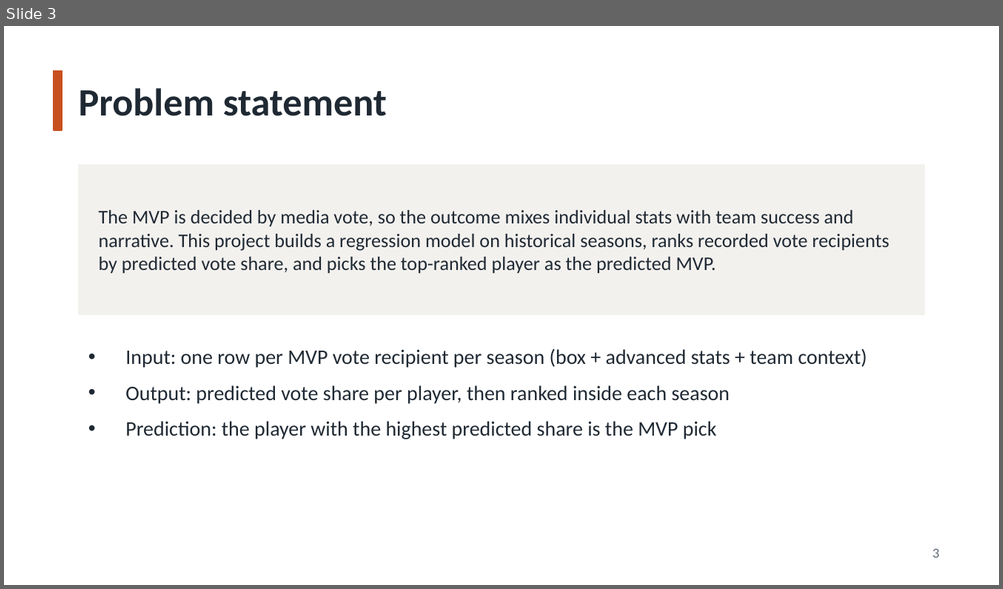
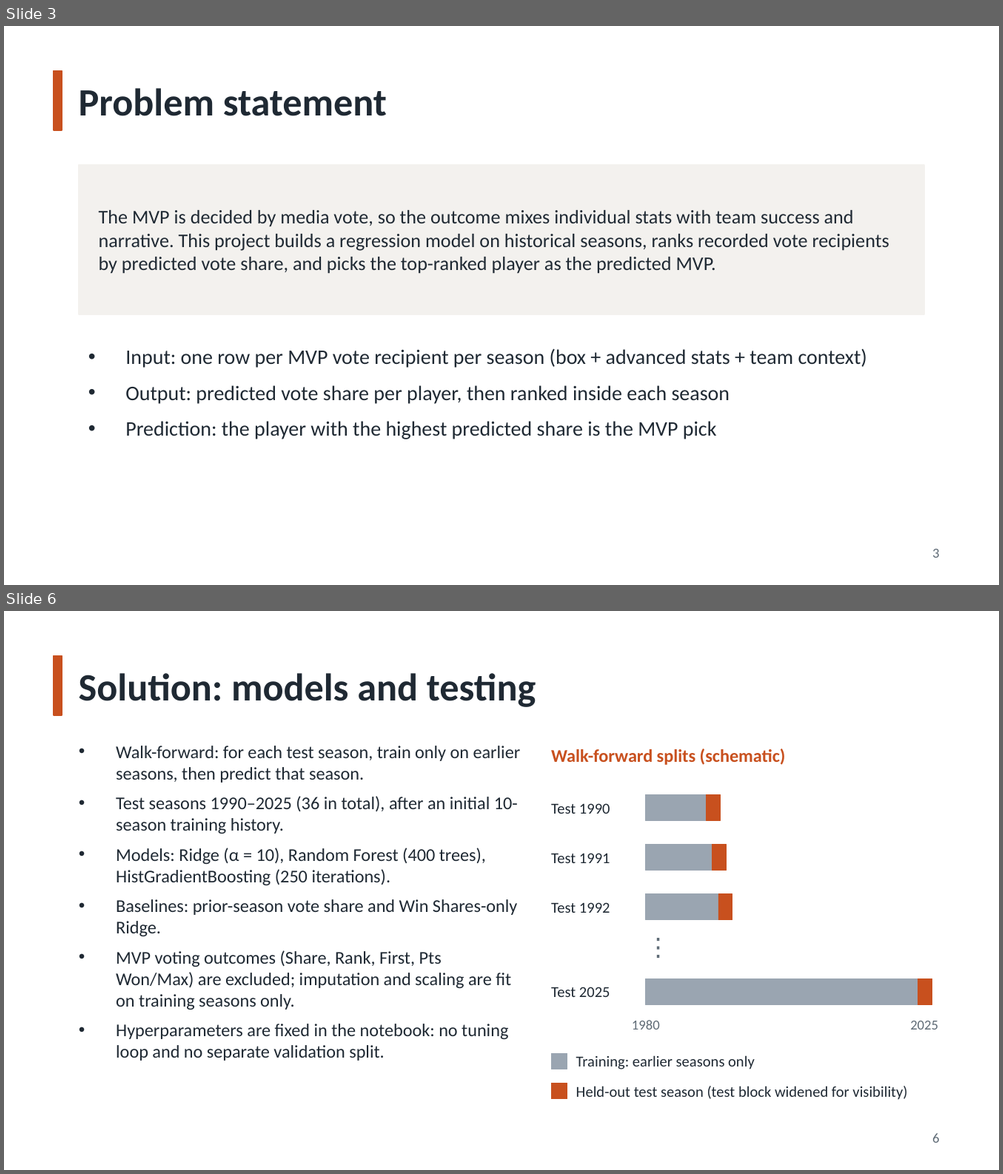
Before and after one commit to arayanajain/NBA-MVP-Prediction, a slide deck: NBA_MVP_Prediction.pptx. Shown one above the other, each under a label of ours: slide 3 before the commit, slides 3 and 6 after it; the slides between them are not shown. The pictures are 1003x589 and 1003x1174 pixels, drawn with LibreOffice and Linux fonts; fonts in the diff are those of the drawing. Boxes give left, top, right and bottom in pixels: in the first picture for what was removed or moved away, otherwise in the second. Text is boxed around its words. In the diff, an @@ line names an element or a change of style, - is before the commit and + after.

```diff
--- a/NBA_MVP_Prediction.pptx
+++ b/NBA_MVP_Prediction.pptx
@@ slide 6 added at (x1=4, y1=611, x2=999, y2=1170), background #FFFFFF @@
@@ rectangle added at (x1=54, y1=655, x2=62, y2=715), fill #C8501E, outline #C8501E 1 pt @@
@@ text added at (x1=79, y1=673, x2=535, y2=707), 28 pt, text #1F2933, bold @@
+Solution: models and testing
@@ text added at (x1=116, y1=746, x2=521, y2=1061), 13 pt, text #1F2933 @@
+• Walk-forward: for each test season, train only on earlier seasons, then predict that season.
+• Test seasons 1990–2025 (36 in total), after an initial 10-season training history.
+• Models: Ridge (α = 10), Random Forest (400 trees), HistGradientBoosting (250 iterations).
+• Baselines: prior-season vote share and Win Shares-only Ridge.
+• MVP voting outcomes (Share, Rank, First, Pts Won/Max) are excluded; imputation and scaling are fit on training seasons only.
+• Hyperparameters are fixed in the notebook: no tuning loop and no separate validation split.
@@ text added at (x1=551, y1=749, x2=785, y2=765), 13 pt, text #C8501E, bold @@
+Walk-forward splits (schematic)
@@ text added at (x1=551, y1=803, x2=610, y2=814), 11 pt, text #1F2933 @@
+Test 1990
@@ rectangle added at (x1=646, y1=795, x2=706, y2=821), fill #9AA5B1, outline #9AA5B1 0.5 pt @@
@@ rectangle added at (x1=706, y1=795, x2=720, y2=821), fill #C8501E, outline #C8501E 0.5 pt @@
@@ text added at (x1=551, y1=853, x2=610, y2=863), 11 pt, text #1F2933 @@
+Test 1991
@@ rectangle added at (x1=646, y1=845, x2=712, y2=871), fill #9AA5B1, outline #9AA5B1 0.5 pt @@
@@ rectangle added at (x1=712, y1=845, x2=726, y2=871), fill #C8501E, outline #C8501E 0.5 pt @@
@@ rectangle added at (x1=646, y1=894, x2=718, y2=920), fill #9AA5B1, outline #9AA5B1 0.5 pt @@
@@ rectangle added at (x1=718, y1=894, x2=732, y2=920), fill #C8501E, outline #C8501E 0.5 pt @@
@@ text added at (x1=551, y1=903, x2=610, y2=913), 11 pt, text #1F2933 @@
+Test 1992
@@ text added at (x1=646, y1=926, x2=765, y2=966), 18 pt, text #5F6B76 @@
+⋮
@@ text added at (x1=551, y1=987, x2=610, y2=997), 11 pt, text #1F2933 @@
+Test 2025
@@ rectangle added at (x1=646, y1=979, x2=918, y2=1005), fill #9AA5B1, outline #9AA5B1 0.5 pt @@
@@ rectangle added at (x1=918, y1=979, x2=932, y2=1005), fill #C8501E, outline #C8501E 0.5 pt @@
@@ text added at (x1=632, y1=1020, x2=660, y2=1030), 10 pt, text #5F6B76 @@
+1980
@@ text added at (x1=910, y1=1021, x2=938, y2=1030), 10 pt, text #5F6B76 @@
+2025
@@ rectangle added at (x1=551, y1=1054, x2=567, y2=1070), fill #9AA5B1, outline #9AA5B1 0.5 pt @@
@@ text added at (x1=576, y1=1056, x2=754, y2=1070), 11 pt, text #1F2933 @@
+Training: earlier seasons only
@@ rectangle added at (x1=551, y1=1083, x2=567, y2=1099), fill #C8501E, outline #C8501E 0.5 pt @@
@@ text added at (x1=576, y1=1086, x2=907, y2=1100), 11 pt, text #1F2933 @@
+Held-out test season (test block widened for visibility)
@@ text added at (x1=932, y1=1133, x2=939, y2=1143), 10 pt, text #5F6B76 @@
+6
```
Also in this commit, not shown: 4 slides changed, 5 other slides added, 2 slides removed.
